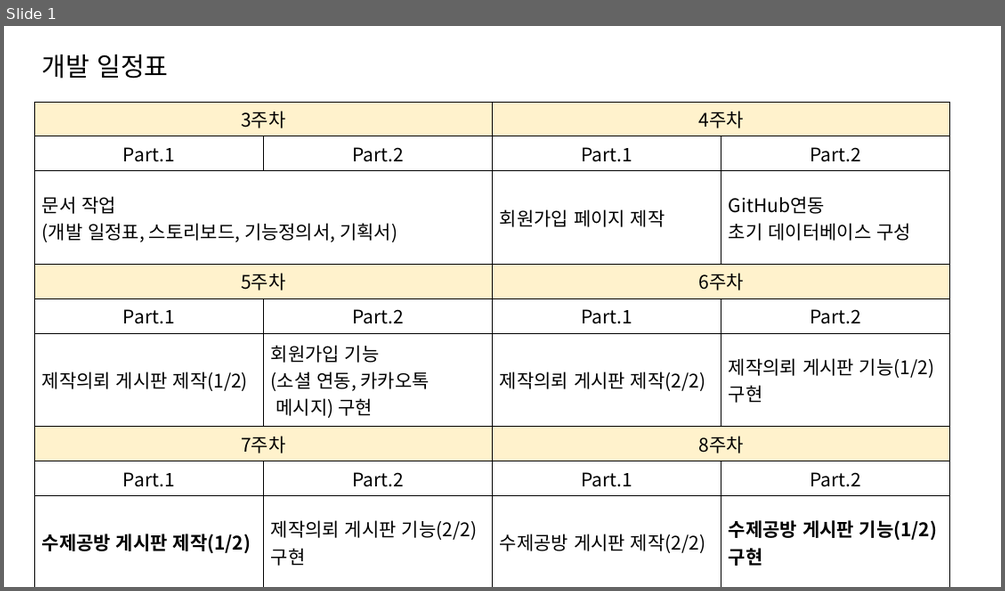
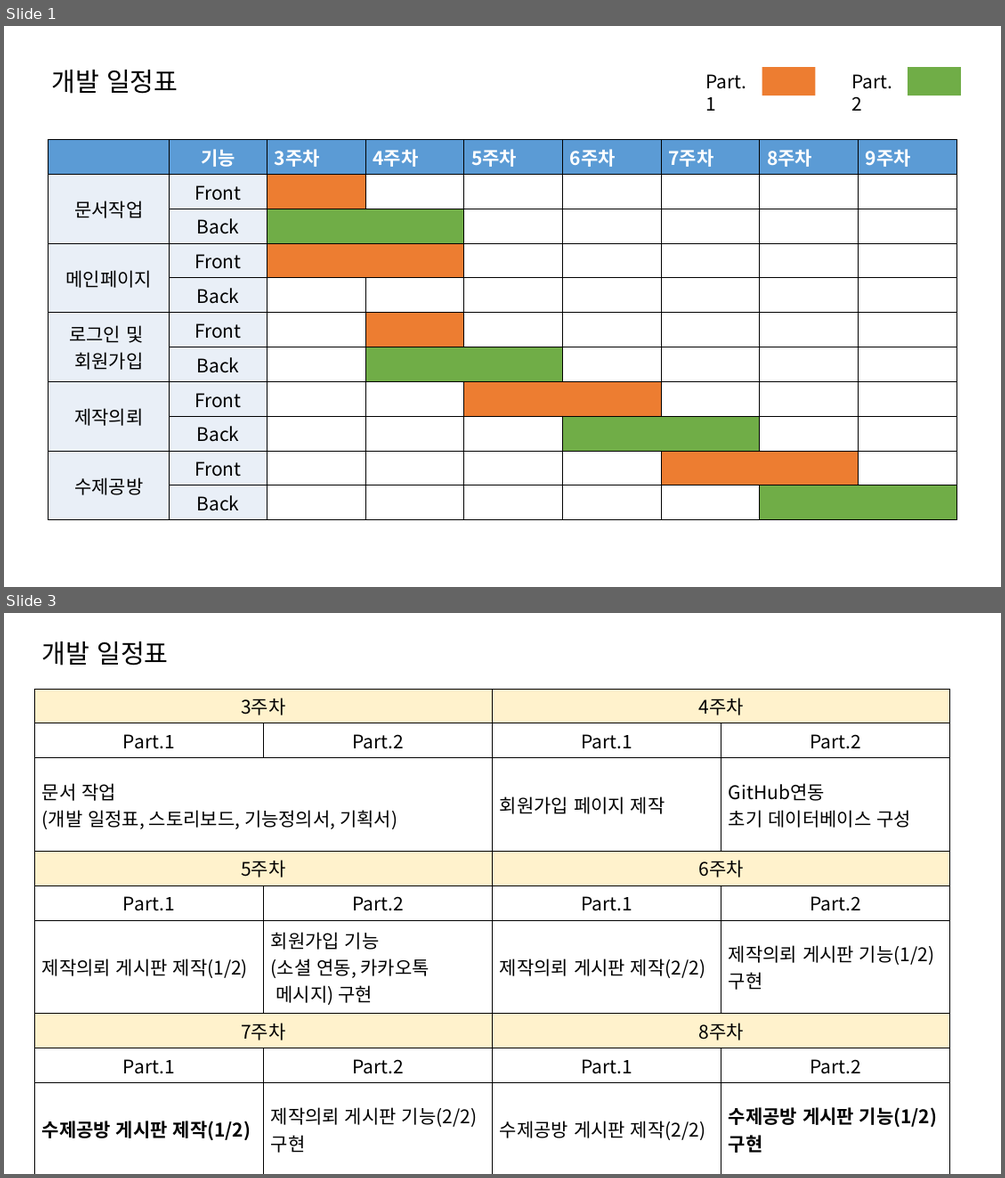
Before and after one commit to wnsgudchl0302/HandWork_Project_2021, a slide deck: DevDoc/개발일정표.pptx. Shown one above the other, each under a label of ours: slide 1 before the commit, slides 1 and 3 after it; the slides between them are not shown. The pictures are 1005x591 and 1005x1178 pixels, drawn with LibreOffice and Linux fonts; fonts in the diff are those of the drawing. Boxes give left, top, right and bottom in pixels: in the first picture for what was removed or moved away, otherwise in the second. Text is boxed around its words. In the diff, an @@ line names an element or a change of style, - is before the commit and + after.

```diff
--- a/DevDoc/개발일정표.pptx
+++ b/DevDoc/개발일정표.pptx
@@ slide 1 added at (4, 26, 1001, 587), background #FFFFFF @@
@@ text added at (51, 70, 178, 94), 25 pt, text #000000 @@
+개발 일정표
@@ group added at (706, 67, 961, 111): 2 texts, 2 rectangles @@
+Part.1
+Part.2
@@ table added at (48, 140, 958, 515), 11 rows, 9 columns @@
+ | 기능 | 3주차 | 4주차 | 5주차 | 6주차 | 7주차 | 8주차 | 9주차
+문서작업 | Front |  |  |  |  |  |  | 
+ | Back |  |  |  |  |  |  | 
+메인페이지 | Front |  |  |  |  |  |  | 
+ | Back |  |  |  |  |  |  | 
+로그인 및 / 회원가입 | Front |  |  |  |  |  |  | 
+ | Back |  |  |  |  |  |  | 
+제작의뢰 | Front |  |  |  |  |  |  | 
+ | Back |  |  |  |  |  |  | 
+수제공방 | Front |  |  |  |  |  |  | 
+ | Back |  |  |  |  |  |  | 
@@ what was slide 1 is now slide 3 @@
```
Also in this commit, not shown: 1 other slide added.
